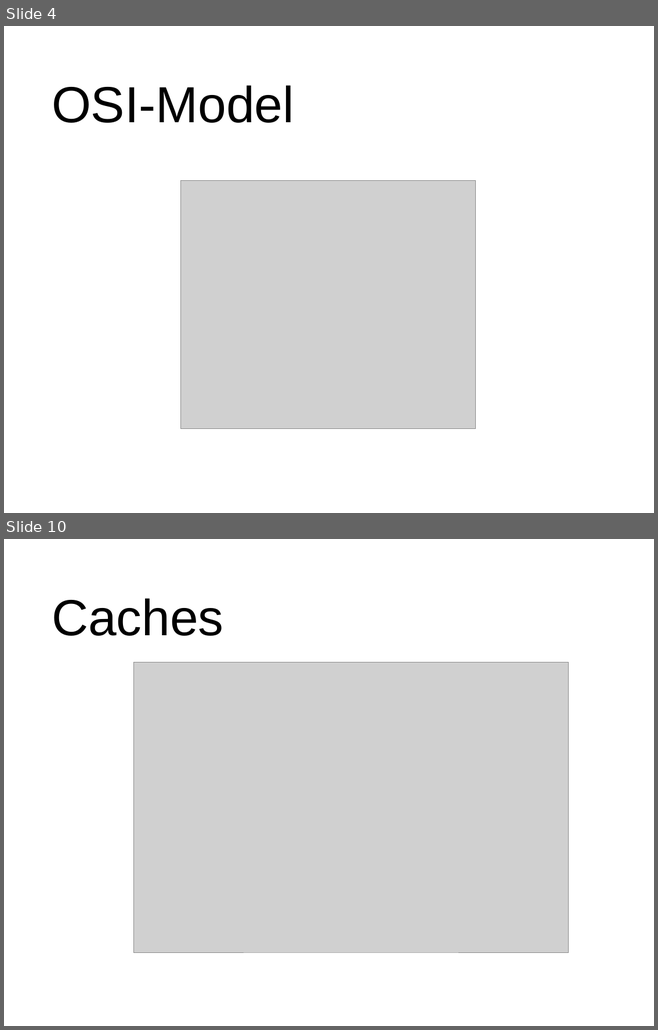
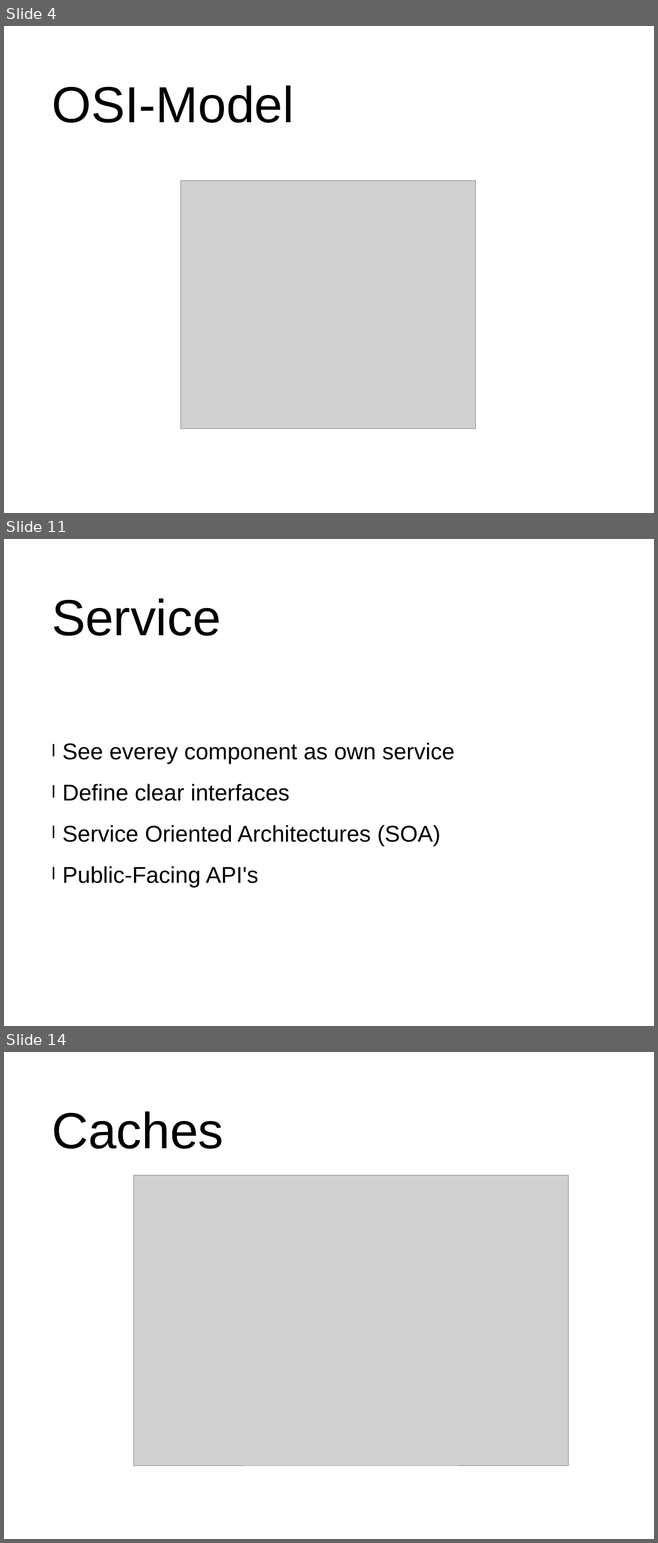
Before and after one commit to mhaidn-tgm/LoadBalancing, a slide deck: präsi.pptx. Shown one above the other, each under a label of ours: slides 4 and 10 before the commit, slides 4, 11 and 14 after it; the slides between them are not shown. The pictures are 658x1030 and 658x1543 pixels, drawn with LibreOffice and Linux fonts; fonts in the diff are those of the drawing; grey boxes stand for pictures. Boxes give left, top, right and bottom in pixels: in the first picture for what was removed or moved away, otherwise in the second. Text is boxed around its words. In the diff, an @@ line names an element or a change of style, - is before the commit and + after.

```diff
--- a/präsi.pptx
+++ b/präsi.pptx
@@ slide 11 added at box(4, 539, 654, 1026), background #FFFFFF @@
@@ text added at box(52, 598, 221, 636), 80 pt, text #000000 @@
+Service
@@ text added at box(63, 743, 455, 888), 36 pt, text #000000 @@
+l See everey component as own service
+l Define clear interfaces
+l Service Oriented Architectures (SOA)
+l Public-Facing API's
@@ what was slide 10 is now slide 14 @@
```
Also in this commit, not shown: 8 slides changed, 5 other slides added, 3 other files.
